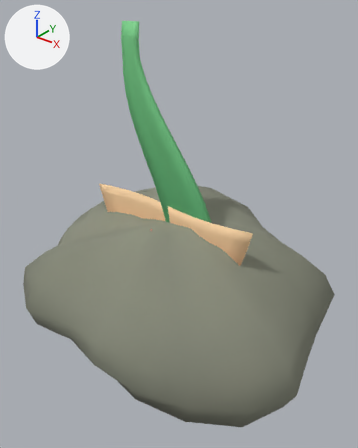
The glTF model apps-src/oido-absoluto-multi-juego/art/blender/arrecife/arrecife.glb, before and after one commit.
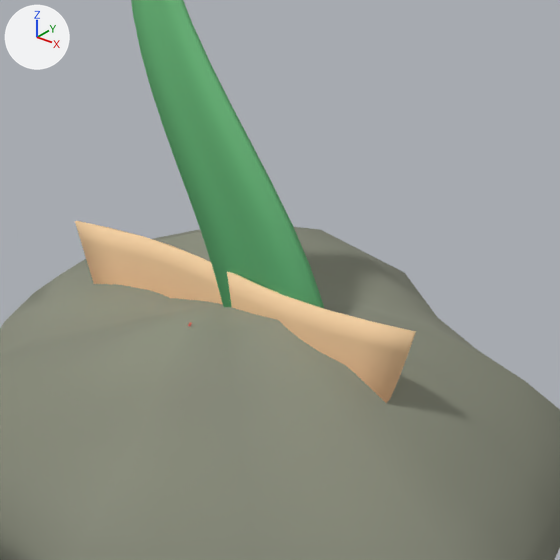
There are two pictures of each version: one whole from a 50 mm camera at (4.4, -5.13, 5.05) aimed at (0.25, 0.05, 1.83), one close up on the part from 18% to 89% of the width and 19% to 75% of the height. Arrows for +X, +Y and +Z are at upper left; the lights stay in place. The first two pictures are the older version.

The scene before the commit, as lines of its bpy script (objects in view):
```python
me_alga = bpy.data.meshes.new('Alga')
me_alga.from_pydata(...)  # 210 vertices, 416 faces; spans x -0.7..0.94, y -0.08..0.08, z 0.0..4.6
me_alga.materials.append(mat_planta)
me_coral_copa = bpy.data.meshes.new('Coral copa')
me_coral_copa.from_pydata(...)  # 346 vertices, 684 faces; spans x -1.37..1.53, y -0.11..0.11, z -0.01..2.1
me_coral_copa.materials.append(mat_coral)
me_roca_b = bpy.data.meshes.new('Roca B')
me_roca_b.from_pydata(...)  # 266 vertices, 528 faces; spans x -2.29..2.67, y -1.87..2.06, z -0.64..1.93
me_roca_b.materials.append(mat_roca)
ob_alga = bpy.data.objects.new('Alga', me_alga)
ob_alga.location = (0.0, 0.0, 0.0)
ob_coral_copa = bpy.data.objects.new('Coral copa', me_coral_copa)
ob_coral_copa.location = (0.0, 0.0, 0.0)
ob_roca_b = bpy.data.objects.new('Roca B', me_roca_b)
ob_roca_b.location = (0.0, 0.0, 0.0)
```
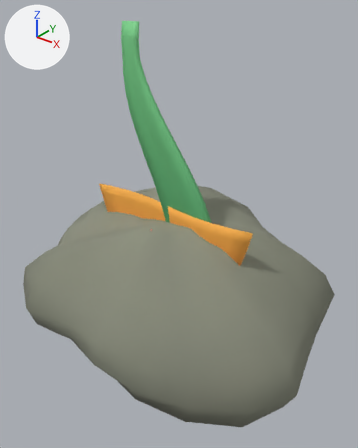
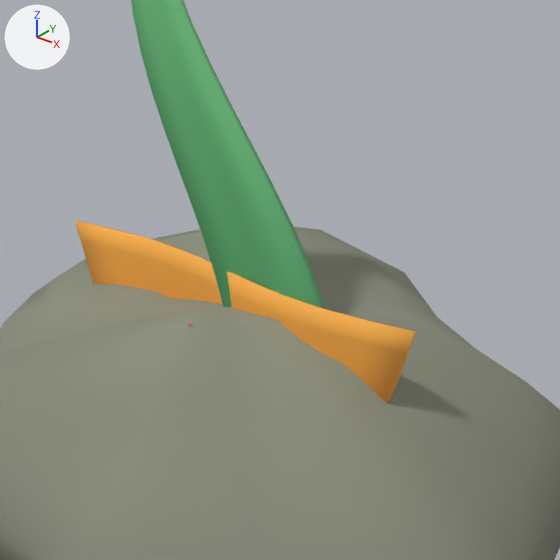
The change, as a diff of the scene's bpy script:
```diff
--- a/apps-src/oido-absoluto-multi-juego/art/blender/arrecife/arrecife.glb.py
+++ b/apps-src/oido-absoluto-multi-juego/art/blender/arrecife/arrecife.glb.py
@@ me_coral_copa @@
 me_coral_copa.from_pydata(...)  # 346 vertices, 684 faces; spans x -1.37..1.53, y -0.11..0.11, z -0.01..2.1
 # used by ob_coral_copa; location = (0.0, 0.0, 0.0)
+# me_coral_copa part 1: 350 faces centred in x -1.35..1.52, y -0.09..0.09, z 1.0..2.1 are repainted in the vertex colours; the middle colour goes from beige #ffc797 to orange #f99e40
 me_coral_copa.materials.append(mat_coral)
```

Pixel boxes [x1, y1, x2, y2] of what changed, in the close-ups (560 x 560 px):
part 1 of me_coral_copa, recoloured (beige to orange)
    both: [75, 221, 416, 403]
